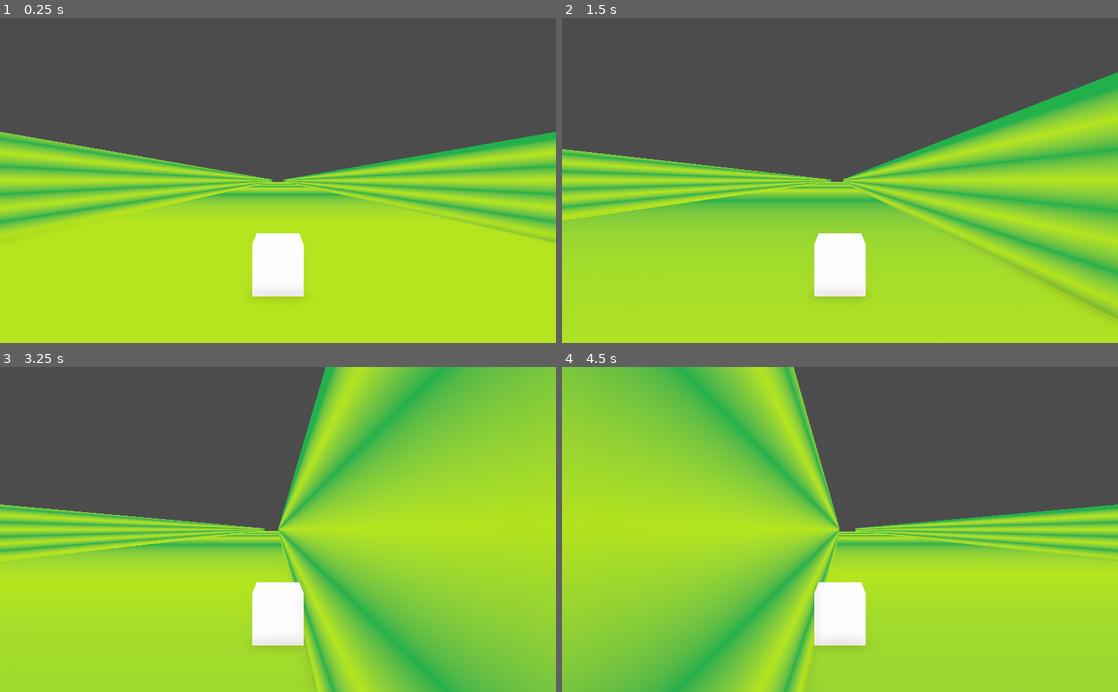
Above: before the commit, frames 1-4 (two rows, left to right).
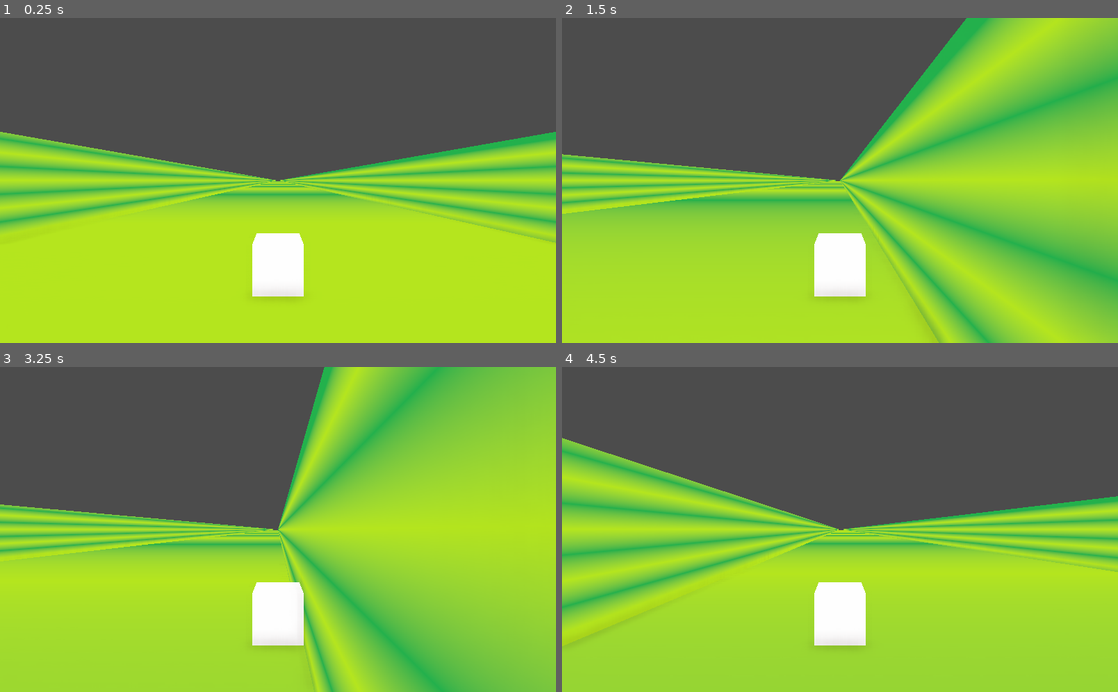
Above: after the commit, the same moments.

Repository: Guillemain/ld-52-harvest
Game: Godot game, scene res://Elements/Levels/debug.tscn
The game is run twice, just before and just after one commit, with the same random seed, the same clock (stepped at 60 frames per second) and the same inputs.
Inputs:
- Up to frame 1 (0.25 s): no input
- Up to frame 2 (1.5 s): tap Enter at 0.5 s; hold D (move_right) 0.53-1.28 s; hold A (move_left) from 1.28 s (still down)
- Up to frame 3 (3.25 s): release A (move_left) at 2.03 s; hold D (move_right) from 2.03 s (still down)
- Up to frame 4 (4.5 s): release D (move_right) at 3.53 s; hold A (move_left) from 3.53 s (still down)

The runs differ from the first frame. In frame 1, less than 0.1% of the frame differs, in the area x 49-79%, y 49-62%; in frame 2, 32%; in frame 3, 0.2%; in frame 4, 41%, in the area x 0-100%, y 0-100%.

Commit message:
Added side acceleration for player

Diff:
--- a/Ld- 52 -harvest_game/Elements/Levels/debug.tscn
+++ b/Ld- 52 -harvest_game/Elements/Levels/debug.tscn
@@ -8,6 +8,7 @@
 [node name="Player" parent="." instance=ExtResource( 1 )]
 transform = Transform( 1, 0, 0, 0, 1, 0, 0, 0, 1, 0, 2, -95 )
 move_forward_speed = 100
+acceleration_side = 0.5
 
 [node name="world" type="Spatial" parent="."]
 
@@ -39,3 +40,63 @@
 [node name="Cube3" parent="world/straight2" instance=ExtResource( 2 )]
 transform = Transform( 1, 0, 0, 0, 2, 0, 0, 0, 100, 11, 2, 0 )
 skeleton = NodePath("../../..")
+
+[node name="straight3" type="Spatial" parent="world"]
+transform = Transform( 1, 0, 0, 0, 1, 0, 0, 0, 1, 0, 0, 400 )
+
+[node name="Cube" parent="world/straight3" instance=ExtResource( 2 )]
+transform = Transform( 10, 0, 0, 0, 1, 0, 0, 0, 100, 0, -1, 0 )
+skeleton = NodePath("../../..")
+
+[node name="Cube2" parent="world/straight3" instance=ExtResource( 2 )]
+transform = Transform( 1, 0, 0, 0, 2, 0, 0, 0, 100, -11, 2, 0 )
+skeleton = NodePath("../../..")
+
+[node name="Cube3" parent="world/straight3" instance=ExtResource( 2 )]
+transform = Transform( 1, 0, 0, 0, 2, 0, 0, 0, 100, 11, 2, 0 )
+skeleton = NodePath("../../..")
+
+[node name="straight4" type="Spatial" parent="world"]
+transform = Transform( 1, 0, 0, 0, 1, 0, 0, 0, 1, 0, 0, 600 )
+
+[node name="Cube" parent="world/straight4" instance=ExtResource( 2 )]
+transform = Transform( 10, 0, 0, 0, 1, 0, 0, 0, 100, 0, -1, 0 )
+skeleton = NodePath("../../..")
+
+[node name="Cube2" parent="world/straight4" instance=ExtResource( 2 )]
+transform = Transform( 1, 0, 0, 0, 2, 0, 0, 0, 100, -11, 2, 0 )
+skeleton = NodePath("../../..")
+
+[node name="Cube3" parent="world/straight4" instance=ExtResource( 2 )]
+transform = Transform( 1, 0, 0, 0, 2, 0, 0, 0, 100, 11, 2, 0 )
+skeleton = NodePath("../../..")
+
+[node name="straight5" type="Spatial" parent="world"]
+transform = Transform( 1, 0, 0, 0, 1, 0, 0, 0, 1, 0, 0, 800 )
+
+[node name="Cube" parent="world/straight5" instance=ExtResource( 2 )]
+transform = Transform( 10, 0, 0, 0, 1, 0, 0, 0, 100, 0, -1, 0 )
+skeleton = NodePath("../../..")
+
+[node name="Cube2" parent="world/straight5" instance=ExtResource( 2 )]
+transform = Transform( 1, 0, 0, 0, 2, 0, 0, 0, 100, -11, 2, 0 )
+skeleton = NodePath("../../..")
+
+[node name="Cube3" parent="world/straight5" instance=ExtResource( 2 )]
+transform = Transform( 1, 0, 0, 0, 2, 0, 0, 0, 100, 11, 2, 0 )
+skeleton = NodePath("../../..")
+
+[node name="straight6" type="Spatial" parent="world"]
+transform = Transform( 1, 0, 0, 0, 1, 0, 0, 0, 1, 0, 0, 1000 )
+
+[node name="Cube" parent="world/straight6" instance=ExtResource( 2 )]
+transform = Transform( 10, 0, 0, 0, 1, 0, 0, 0, 100, 0, -1, 0 )
+skeleton = NodePath("../../..")
+
+[node name="Cube2" parent="world/straight6" instance=ExtResource( 2 )]
+transform = Transform( 1, 0, 0, 0, 2, 0, 0, 0, 100, -11, 2, 0 )
+skeleton = NodePath("../../..")
+
+[node name="Cube3" parent="world/straight6" instance=ExtResource( 2 )]
+transform = Transform( 1, 0, 0, 0, 2, 0, 0, 0, 100, 11, 2, 0 )
+skeleton = NodePath("../../..")
--- a/Ld- 52 -harvest_game/Elements/Player/Player.gd
+++ b/Ld- 52 -harvest_game/Elements/Player/Player.gd
@@ -3,17 +3,20 @@
 export var move_forward_speed = 20
 export var move_side_speed = 20
 export var acceleration_forward = 10
+export var acceleration_side = 10.0
 export var gravity = 0.98
 export var max_fall_speed = 30
 
 onready var cam = $CamBase
 
 var total_time = 0
+var total_time_turn = 0
 
 var y_velo = 0
 
 func _physics_process(delta):
-	var movement_vector = calculate_forward_vector(delta) + calculate_side_vector(delta)
+	var movement_vector := calculate_forward_vector() + calculate_side_vector(delta)
+	total_time += delta
 
 	#Apply rotation (maybe not necessary since we will probably only go straight)
 	movement_vector = movement_vector.rotated(Vector3(0, 1, 0), rotation.y)
@@ -31,7 +34,7 @@
 	if y_velo < -max_fall_speed:
 		y_velo = -max_fall_speed
 
-func calculate_forward_vector(delta):
+func calculate_forward_vector() -> Vector3:
 	var move_forward_vec := Vector3()
 
 	# Auto move forward
@@ -40,24 +43,30 @@
 	move_forward_vec = move_forward_vec.normalized()
 
 	# Increase acceleration_forward threshold every frame but limit it to 1
-	total_time += delta
-	var acceleration_forward_threshold = clamp(total_time / acceleration_forward, 0, 1)
+	var acceleration_threshold = clamp(total_time / acceleration_forward, 0, 1)
 	# Calculate speed
-	var current_speed = move_forward_speed * acceleration_forward_threshold
-	move_forward_vec *= current_speed
+	move_forward_vec *= move_forward_speed * acceleration_threshold
 
 	return move_forward_vec
 
-func calculate_side_vector(delta):
+func calculate_side_vector(delta) -> Vector3:
 	var move_side_vec := Vector3()
 
 	# Direction calculation
-	if Input.is_action_pressed("move_left"):
-		move_side_vec.x += 1
-	if Input.is_action_pressed("move_right"):
-		move_side_vec.x -= 1
+	if Input.is_action_just_pressed("move_left") or Input.is_action_just_pressed("move_right"):
+		total_time_turn = 0
+	if Input.is_action_pressed("move_left") or Input.is_action_pressed("move_right"):
+		total_time_turn += delta
+		if Input.is_action_pressed("move_left"):
+			move_side_vec.x += 1
+		if Input.is_action_pressed("move_right"):
+			move_side_vec.x -= 1
 
 	move_side_vec = move_side_vec.normalized()
-	move_side_vec *= move_side_speed
+	var acceleration_threshold = clamp(total_time_turn / acceleration_side, 0, 1)
+	var current_speed = move_side_speed * acceleration_threshold
+	move_side_vec *= move_side_speed * acceleration_threshold
+
+	print(current_speed)
 
 	return move_side_vec
